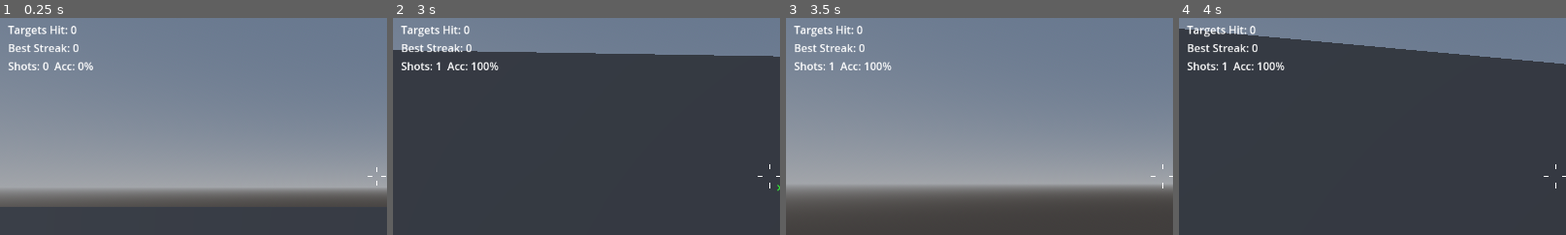
Above: before the commit, frames 1-4 (left to right).
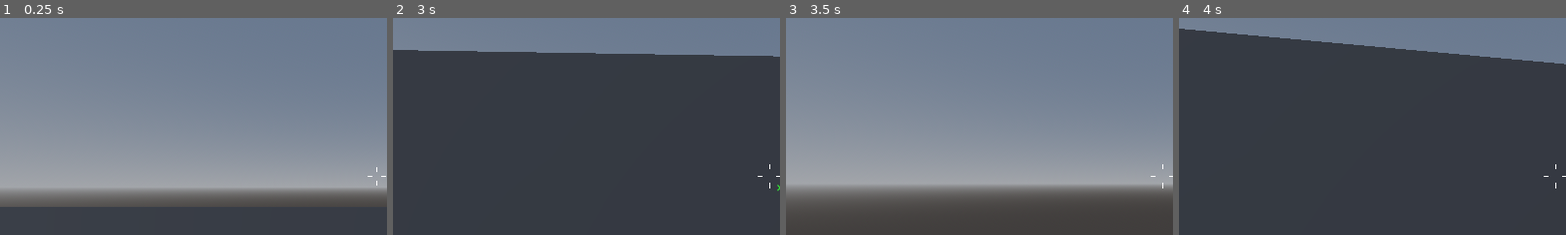
Above: after the commit, the same moments.

Repository: meatycurtains907/COBRA-FPS-Feelkit
Game: Godot game, scene res://scenes/demo/FeelShowcase.tscn
Same seed, same stepped clock (60 frames per second), same inputs: the game is played once before the commit and once after it. Sound files missing from this copy of the repository are replaced by a short silence.
Inputs (mouse positions are % of the whole screen's width and height, from its top left):
- Up to frame 1 (0.25 s): no input
- Up to frame 2 (3 s): tap F (melee) every 0.75 s from 0.5 to 2.75 s; move the mouse to (55, 50) at 0.52 s; hold Right mouse button (aim) 0.53-1.28 s; hold W (move_forward) from 0.53 s (still down); tap Space (jump) at 0.77, 1.52 s; move the mouse to (45, 50) at 1.27 s; tap Q (block) at 1.35 s; move the mouse to (52, 48) at 2.02 s; tap Ctrl (crouch) at 2.1 s; move the mouse to (49, 52) at 2.77 s; click (49, 52) at 2.85 s
- Up to frame 3 (3.5 s): keep holding W (move_forward); tap Space (jump) at 3.02 s
- Up to frame 4 (4 s): keep holding W (move_forward); tap F (melee) at 3.5 s; move the mouse to (57, 51) at 3.52 s; tap E (interact) at 3.6 s; tap Space (jump) at 3.77 s
The pictures show only the part of the screen within x 0-50%, y 11-61%; the shares and areas given below are measured in that part.

The runs differ from the first frame. In frame 1, 1.1% of the frame differs, in the area x 2-25%, y 3-25%; in frame 2, 1.2%; in frame 3, 1.1%; in frame 4, 1.2%, in the area x 2-28%, y 3-25%.

Commit message:
Wire HUD stats toggle in showcase scenes

Diff:
--- a/scripts/demo/feel_showcase.gd
+++ b/scripts/demo/feel_showcase.gd
@@ -44,6 +44,10 @@
 		if _hud:
 			_hud.set_title("FPS Feel Showcase")
 			_hud.set_mode_label("Mode: Gunplay & Movement")
+
+		# Hide stats panel for clean feel showcase
+		if _hud and _hud.has_method("set_stats_visible"):
+			_hud.set_stats_visible(false)
 
 		# Sync crosshair state for initial profile
 		if _profile_manager != null and _hud != null:
--- a/scripts/demo/magic_showcase.gd
+++ b/scripts/demo/magic_showcase.gd
@@ -54,6 +54,10 @@
 		if _hud:
 			_hud.set_title("Magic & Melee Showcase")
 			_hud.set_mode_label("Mode: Magic / Melee")
+
+		# Hide stats panel for clean magic showcase
+		if _hud and _hud.has_method("set_stats_visible"):
+			_hud.set_stats_visible(false)
 
 		# Cache HUD nodes and apply magic-specific overrides
 		if _hud:
